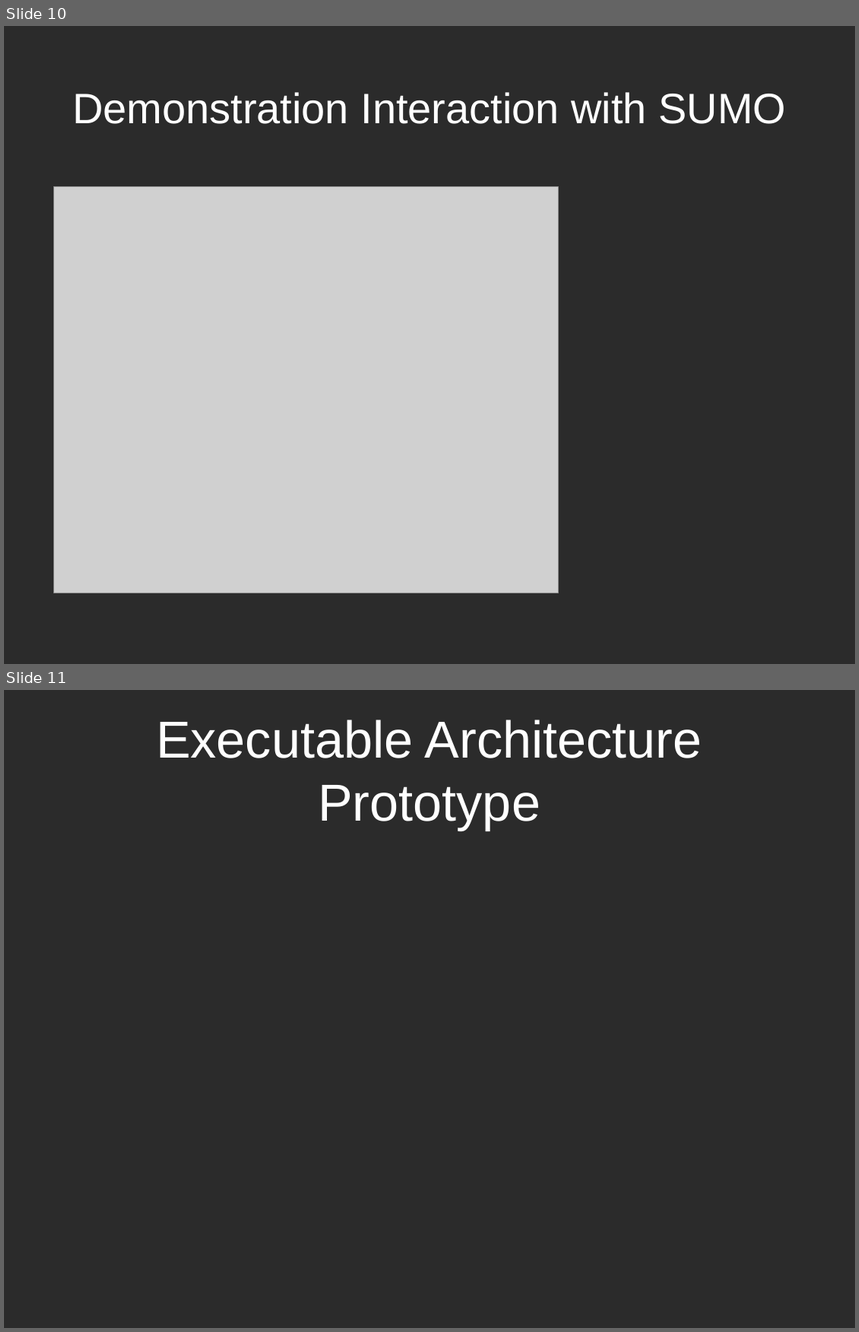
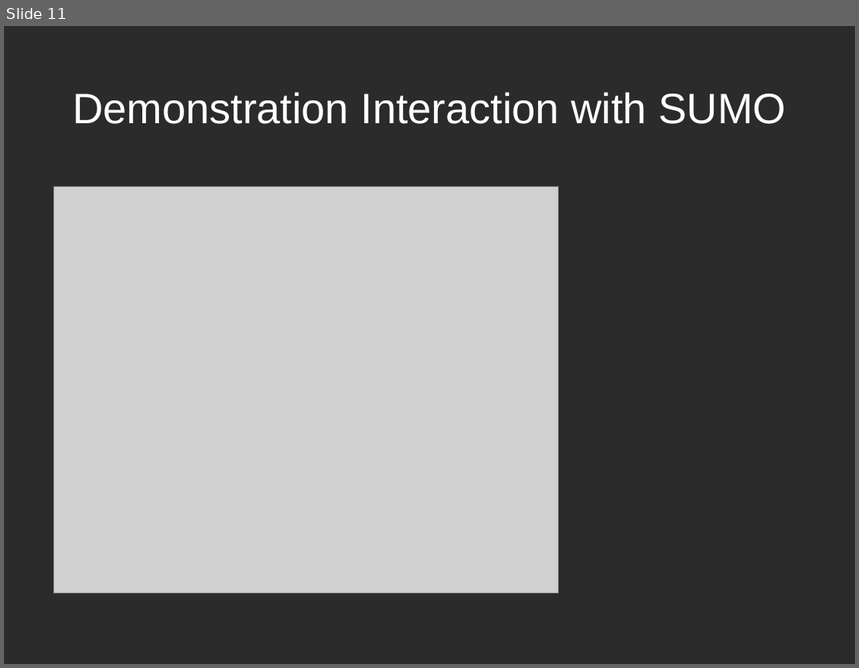
Before and after one commit to k0emt/macts, a slide deck: portfolio/PresentationElaboration.pptx. Shown one above the other, each under a label of ours: slides 10 and 11 before the commit, slide 11 after it. The pictures are 859x1332 and 859x668 pixels, drawn with LibreOffice and Linux fonts; fonts in the diff are those of the drawing; grey boxes stand for pictures; background and template pictures are left out; a plain dark background stands for a picture behind light text. Boxes give left, top, right and bottom in pixels: in the first picture for what was removed or moved away, otherwise in the second. Text is boxed around its words. In the diff, an @@ line names an element or a change of style, - is before the commit and + after.

```diff
--- a/portfolio/PresentationElaboration.pptx
+++ b/portfolio/PresentationElaboration.pptx
@@ slide 11 removed at bbox=[4, 690, 855, 1328], background picture (left out) @@
@@ title removed at bbox=[156, 720, 702, 830] @@
-Executable Architecture Prototype
@@ what was slide 10 is now slide 11 @@
```
Also in this commit, not shown: 4 slides changed, 15 other files.
